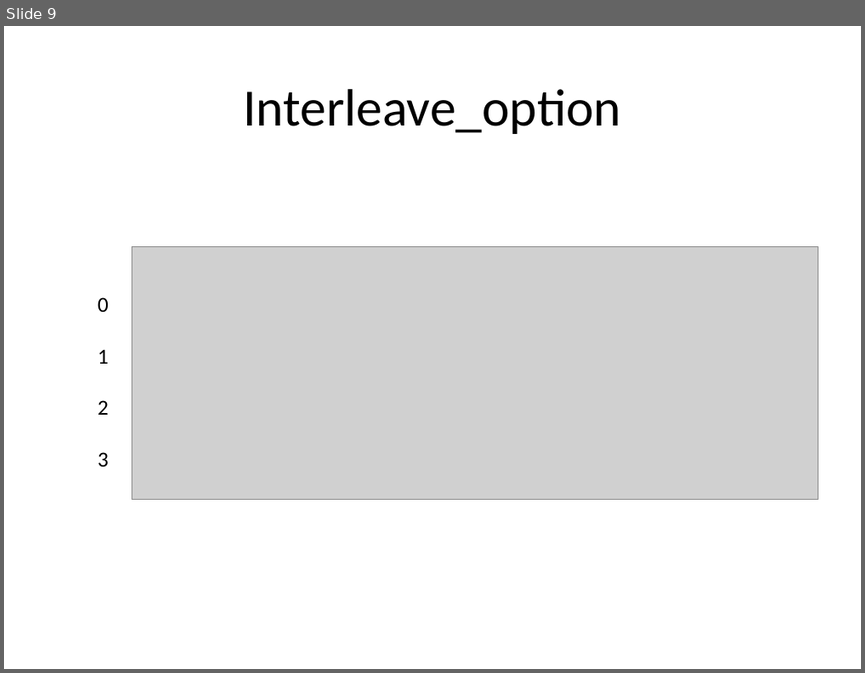
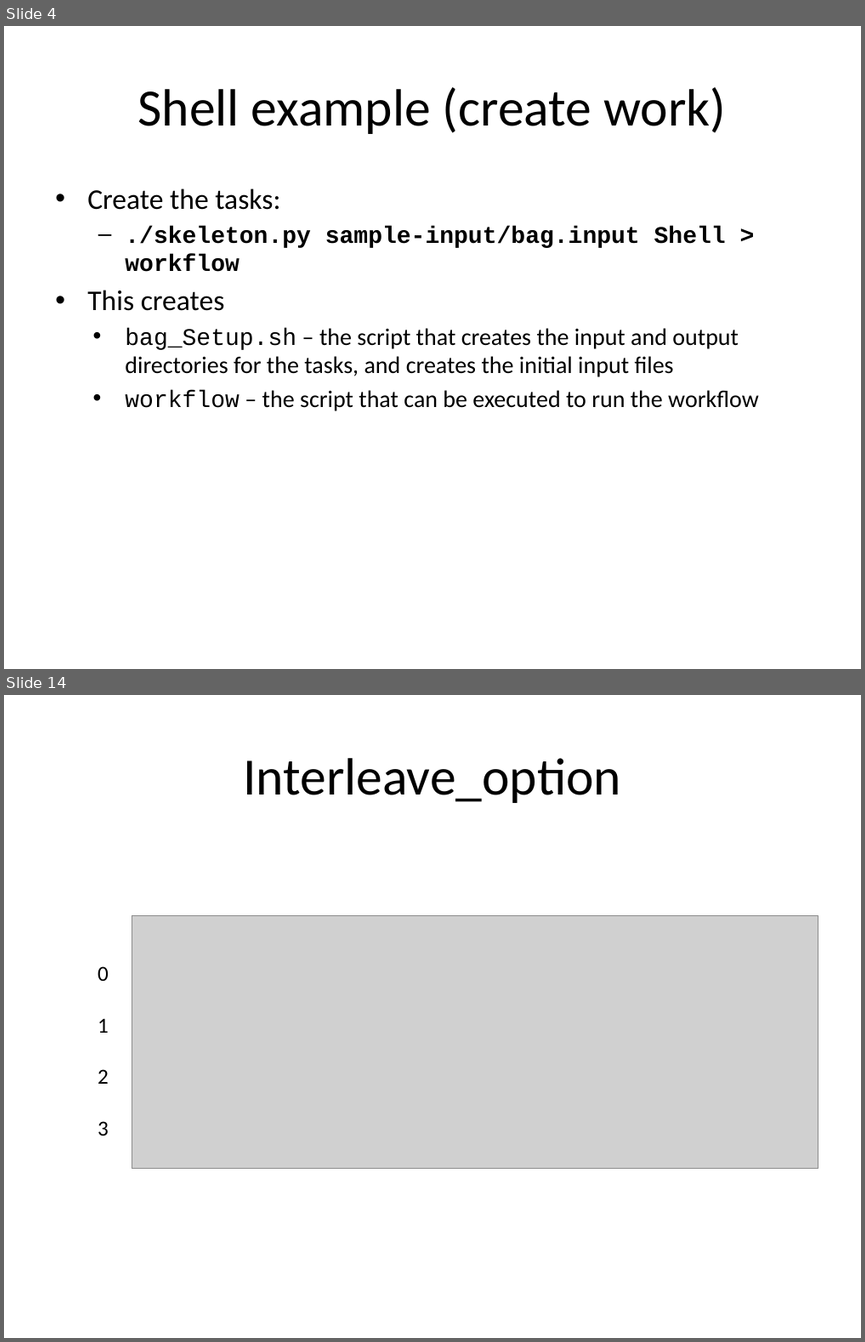
Before and after one commit to applicationskeleton/Skeleton, a slide deck: tutorial/skeleton-tutorial.pptx. Shown one above the other, each under a label of ours: slide 9 before the commit, slides 4 and 14 after it; the slides between them are not shown. The pictures are 865x673 and 865x1342 pixels, drawn with LibreOffice and Linux fonts; fonts in the diff are those of the drawing; grey boxes stand for pictures. Boxes give left, top, right and bottom in pixels: in the first picture for what was removed or moved away, otherwise in the second. Text is boxed around its words. In the diff, an @@ line names an element or a change of style, - is before the commit and + after.

```diff
--- a/tutorial/skeleton-tutorial.pptx
+++ b/tutorial/skeleton-tutorial.pptx
@@ slide 4 added at [4, 26, 861, 669], background #FFFFFF @@
@@ title added at [138, 87, 726, 134], 44 pt, text #000000 @@
+Shell example (create work)
@@ text added at [87, 188, 759, 411], 20 pt, text #000000 @@
+  • Create the tasks:
+  – ./skeleton.py sample-input/bag.input Shell > workflow
+  • This creates
+    • bag_Setup.sh – the script that creates the input and output directories for the tasks, and creates the initial input files
+    • workflow – the script that can be executed to run the workflow
@@ what was slide 9 is now slide 14 @@
```
Also in this commit, not shown: 11 slides changed, 4 other slides added, 1 other file.
